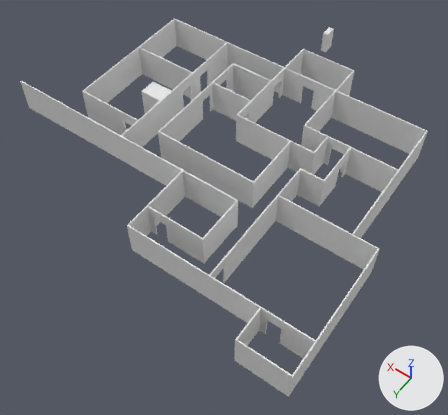
Two versions of the Blender file Assets/Blender/mapaCasa.blend, one commit apart.
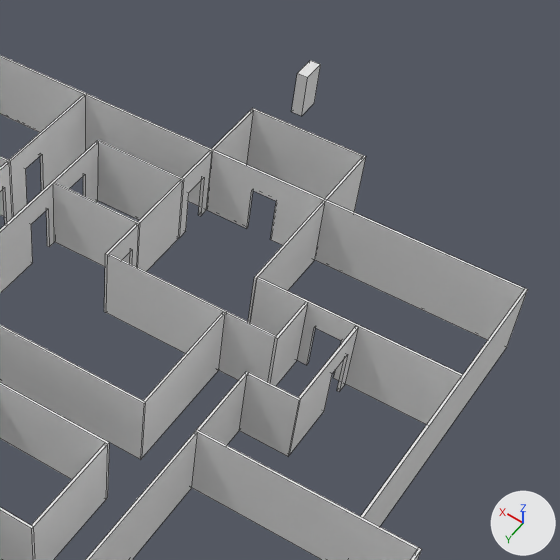
There are two pictures of each version: one whole from a 50 mm lens placed at (-32.3, 28.7, 36.1), pointed at (-14.0, 3.1, -4.2), one close up on the part from 42% to 99% of the width and 0% to 61% of the height. The lights are fixed; the arrows at lower right show +X, +Y and +Z. The close-ups show mesh edges as thin lines. Materials are left out; every surface is plain grey.
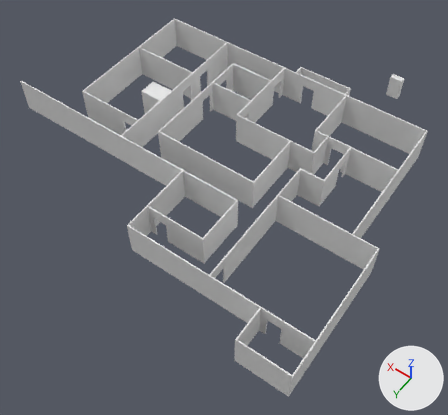
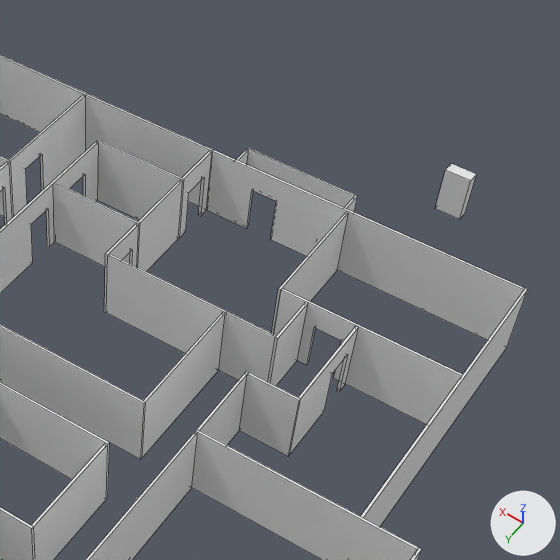
Where the newer file only moved an object's origin or applied its transform, the numbers keep the older frame.

Pixel boxes [x1, y1, x2, y2] of what changed, in the close-ups (560 x 560 px):
'Cube.022', moved, rescaled (8% narrower, 34% shorter)
    before: [247, 108, 364, 199]
    after: [247, 148, 355, 208]
'Cube.024', moved
    before: [248, 201, 325, 322]
    after: [271, 211, 349, 334]
'AbollaPuertas', moved, turned
    before: [292, 60, 321, 116]
    after: [435, 164, 476, 219]
'Cube.021', moved, rescaled
    before: [212, 109, 253, 164]
    after: [236, 149, 249, 164]
'Cube.023', moved, rescaled
    before: [325, 156, 366, 212]
    after: [344, 195, 358, 212]

The change, as a list of edits to the scene's bpy script:
```text
Change ob_abollapuertas:
    ob_abollapuertas.location: (-11.94, -16.61, -0.5) -> (-20.1, -14.29, -0.5)
    ob_abollapuertas.rotation_euler: (0.0, 0.0, 3.142) -> (0.0, 0.0, 4.712)  # degrees (0, 0, 180) -> degrees (0, 0, 270)
Change ob_cube_024:
    ob_cube_024.location: (-17.0, -6.1, 0.0) -> (-18.0, -6.1, 0.0)
Change ob_cube_023:
    ob_cube_023.location: (-17.0, -10.25, 0.0) -> (-17.0, -10.25, -1.0)
    ob_cube_023.scale: (0.05, 1.55, 1.5) -> (0.05, 1.55, 0.5)
Change ob_cube_022:
    ob_cube_022.location: (-14.45, -11.75, 0.0) -> (-14.45, -11.75, -1.0)
    ob_cube_022.scale: (0.05, 2.5, 1.5) -> (0.05, 2.5, 0.5)
Change ob_cube_021:
    ob_cube_021.location: (-12.0, -10.2, 0.0) -> (-12.0, -10.2, -1.0)
    ob_cube_021.scale: (0.05, 1.5, 1.5) -> (0.05, 1.5, 0.5)
```
